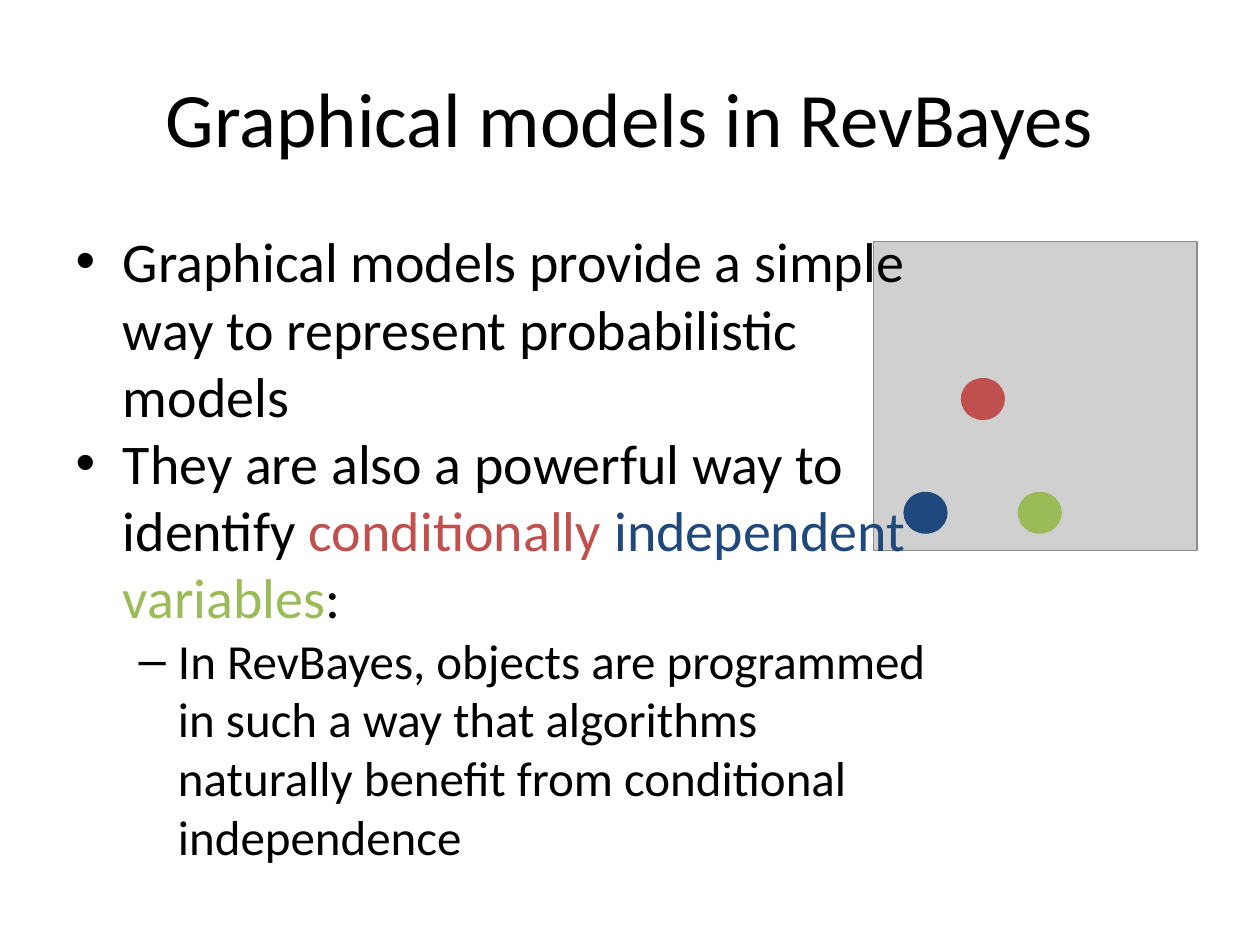
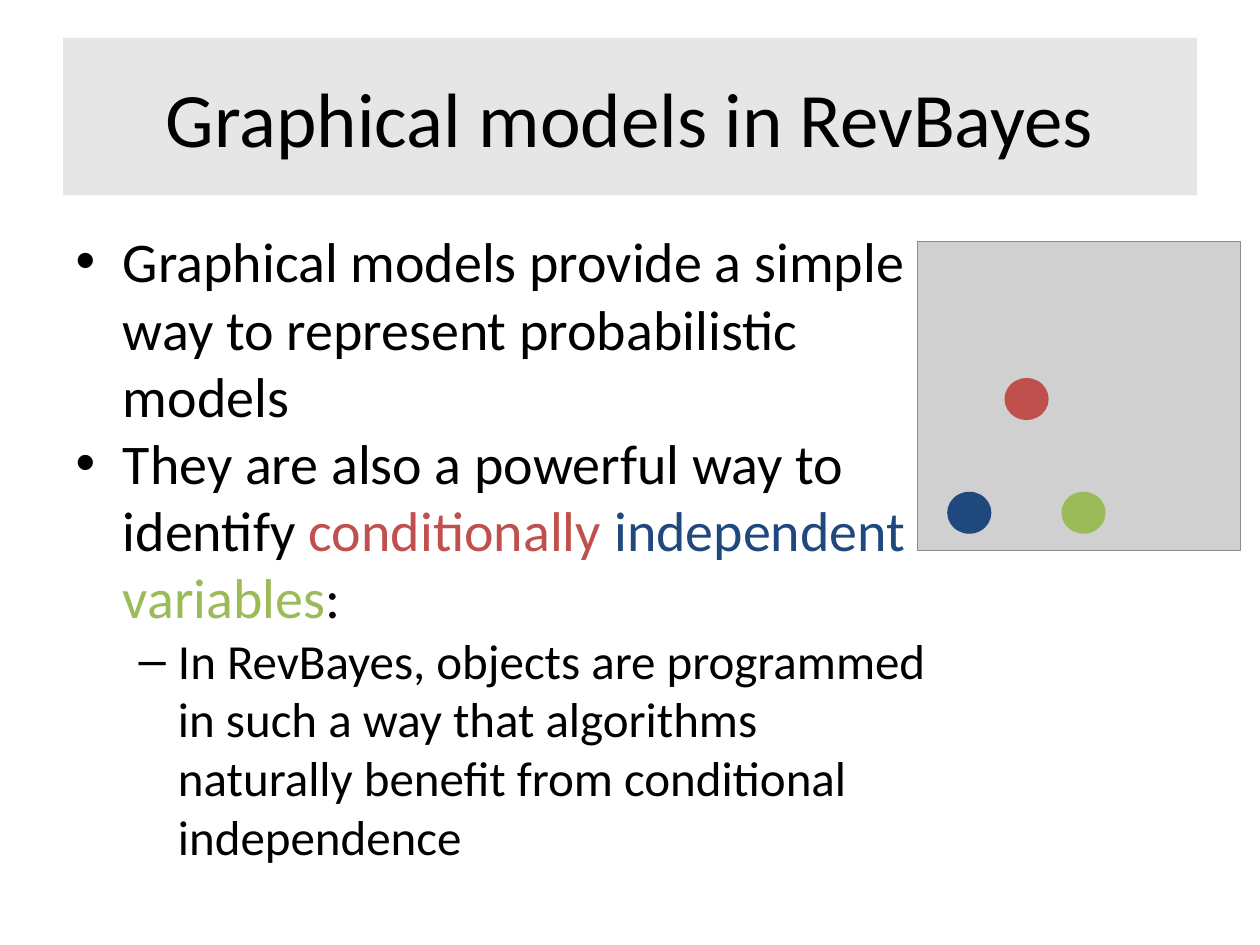
Before and after one commit to Boussau/boussau.github.io, a slide deck: slide 4 of COME_courses/Cambridge_2022/6_Bayesian_inference/RevBayesIntro.pptx. Drawn at 1260x945 pixels with LibreOffice and Linux fonts; fonts in the diff are those of the drawing; grey boxes stand for pictures. Boxes give left, top, right and bottom in pixels: in the first picture for what was removed or moved away, otherwise in the second. Text is boxed around its words. In the diff, an @@ line names an element or a change of style, - is before the commit and + after.

Commit message:
Why are we using RevBayes?

```diff
--- a/COME_courses/Cambridge_2022/6_Bayesian_inference/RevBayesIntro.pptx
+++ b/COME_courses/Cambridge_2022/6_Bayesian_inference/RevBayesIntro.pptx
@@ title "Graphical models in RevBayes": place and size @@
-title "Graphical models in RevBayes" at <box>166,93,1093,160</box>
+title "Graphical models in RevBayes" at <box>63,38,1197,195</box>
@@ title "Graphical models in RevBayes" at <box>63,38,1197,195</box>: fill none to #E6E6E6 @@
@@ 3 ellipses, 1 picture: place and size @@
-3 ellipses, 1 picture at <box>873,242,1197,551</box>
+3 ellipses, 1 picture at <box>917,242,1241,551</box>
```
Also in this commit, not shown: 45 other slides changed, 3 slides added, 1 other file.
